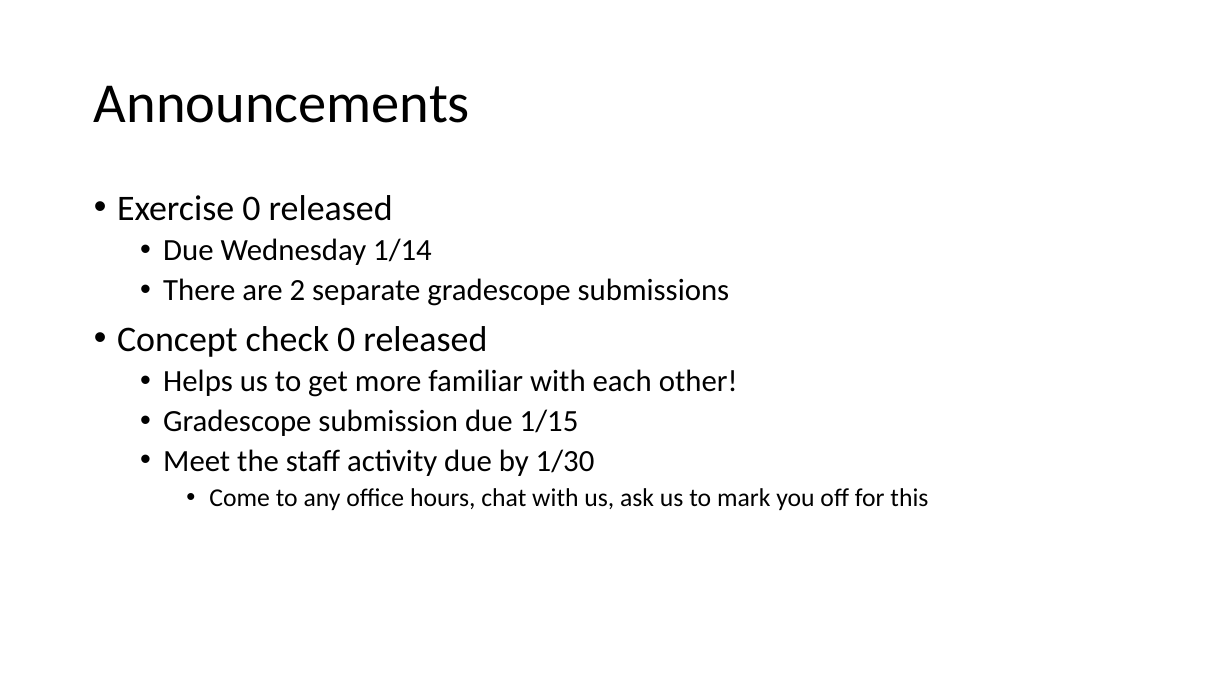
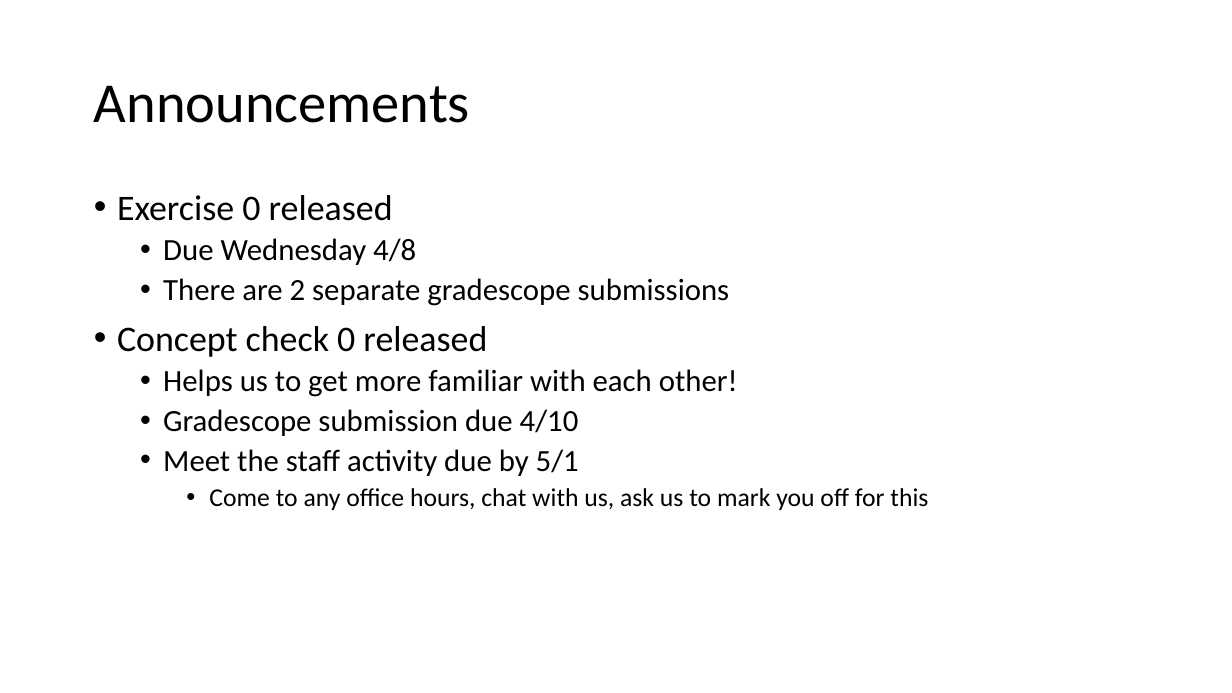
Before and after one commit to natebrunelle/cse332, a slide deck: slide 2 of markdown/files/slides/lecture2_analysis1.pptx. Drawn at 1232x693 pixels with LibreOffice and Linux fonts; fonts in the diff are those of the drawing. Boxes give left, top, right and bottom in pixels: in the first picture for what was removed or moved away, otherwise in the second. Text is boxed around its words. In the diff, an @@ line names an element or a change of style, - is before the commit and + after.

```diff
--- a/markdown/files/slides/lecture2_analysis1.pptx
+++ b/markdown/files/slides/lecture2_analysis1.pptx
@@ text at (x1=163, y1=238, x2=416, y2=265): text changed @@
-  • Due Wednesday 1/14
+  • Due Wednesday 4/8
@@ text at (x1=163, y1=409, x2=579, y2=476): text changed @@
-  • Gradescope submission due 1/15
-  • Meet the staff activity due by 1/30
+  • Gradescope submission due 4/10
+  • Meet the staff activity due by 5/1
```
Also in this commit, not shown: 10 other slides changed, 2 slides added, 4 other files.
